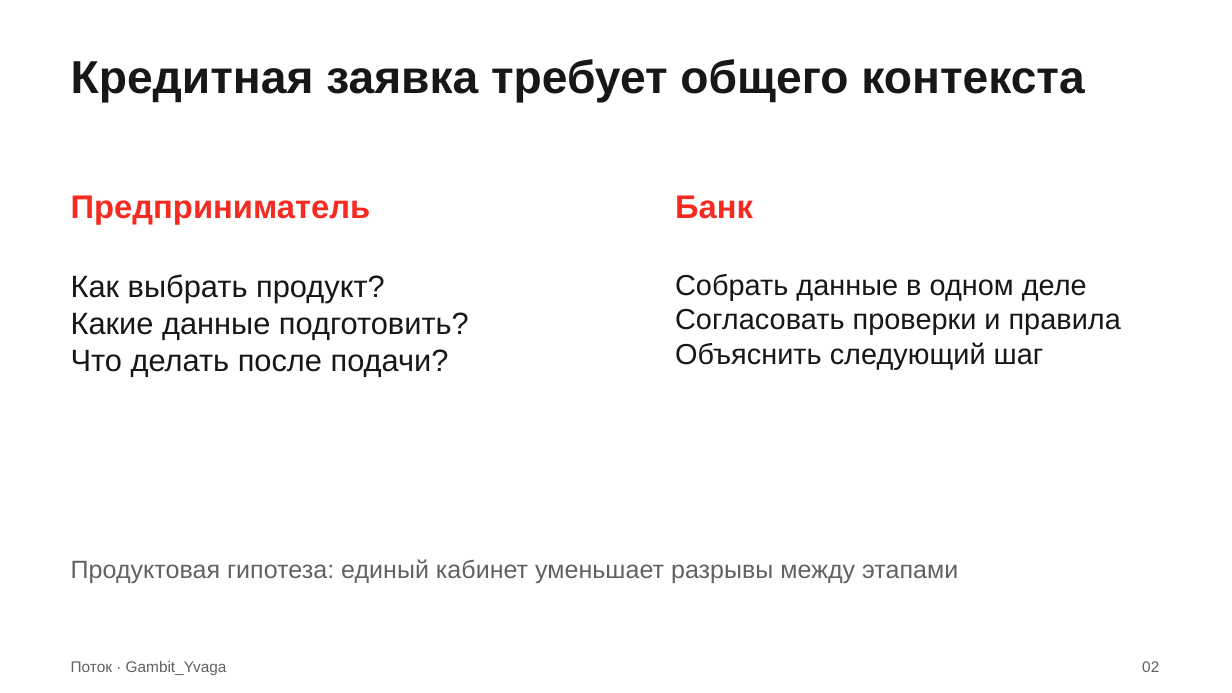
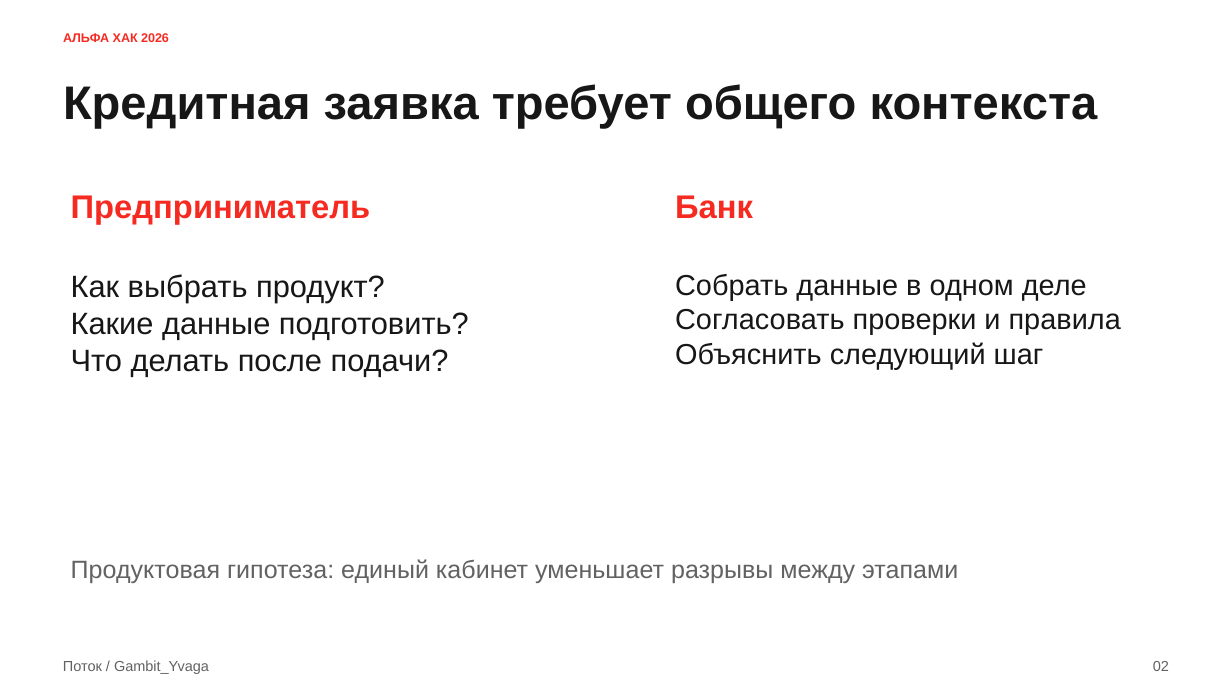
Before and after one commit to Tonitrus1/ALFA-HACK-2026, a slide deck: slide 2 of docs/jury/presentation/potok-gambit-yvaga.pptx. Drawn at 1232x693 pixels with LibreOffice and Linux fonts; fonts in the diff are those of the drawing. Boxes give left, top, right and bottom in pixels: in the first picture for what was removed or moved away, otherwise in the second. Text is boxed around its words. In the diff, an @@ line names an element or a change of style, - is before the commit and + after.

```diff
--- a/docs/jury/presentation/potok-gambit-yvaga.pptx
+++ b/docs/jury/presentation/potok-gambit-yvaga.pptx
@@ text added at (63,33,169,42), 9.8 pt, text #F52B22, bold @@
+АЛЬФА ХАК 2026
@@ text "Кредитная заявка требует общего контекста": place and size @@
-text "Кредитная заявка требует общего контекста" at (71,59,1084,102)
+text "Кредитная заявка требует общего контекста" at (63,84,1098,128)
@@ text "Кредитная заявка требует общего контекста" at (63,84,1098,128): size 36 to 36.8 pt @@
@@ text "02": place and size @@
-text "02" at (1142,661,1159,672)
+text "02" at (1153,661,1169,671)
@@ text "02" at (1153,661,1169,671): size 12 to 11.2 pt @@
@@ text at (63,660,209,674): text changed; size 12 to 11.2 pt @@
-Поток · Gambit_Yvaga
+Поток / Gambit_Yvaga
```
Also in this commit, not shown: 7 other slides changed, 4 slides added, 4 slides removed, 25 other files.
